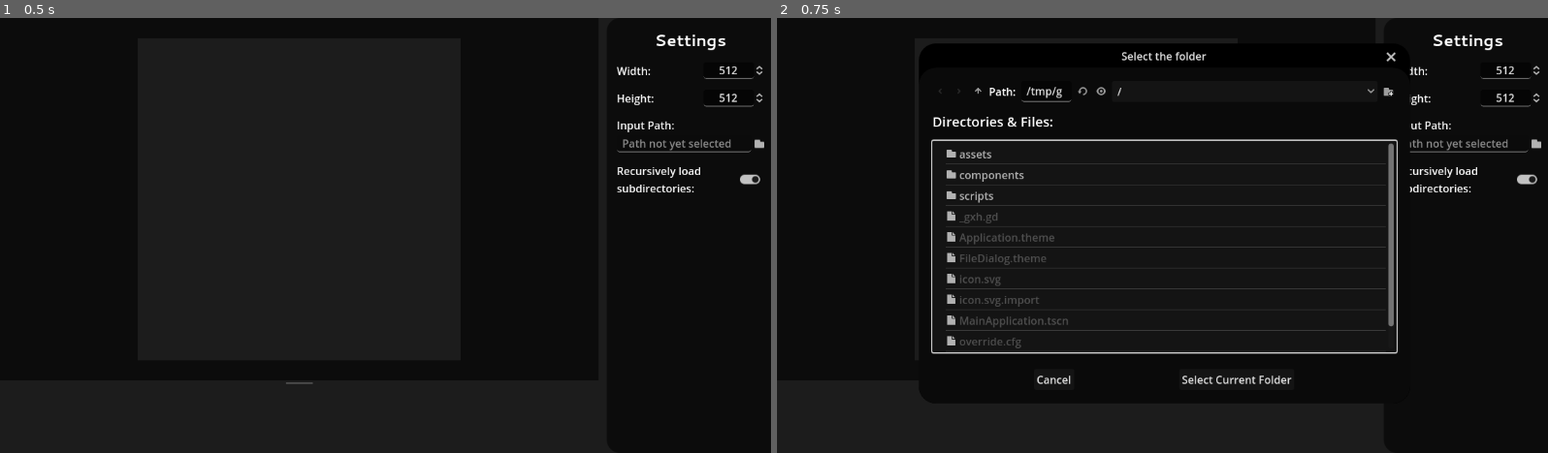
Above: before the commit, frames 1-2 (left to right).
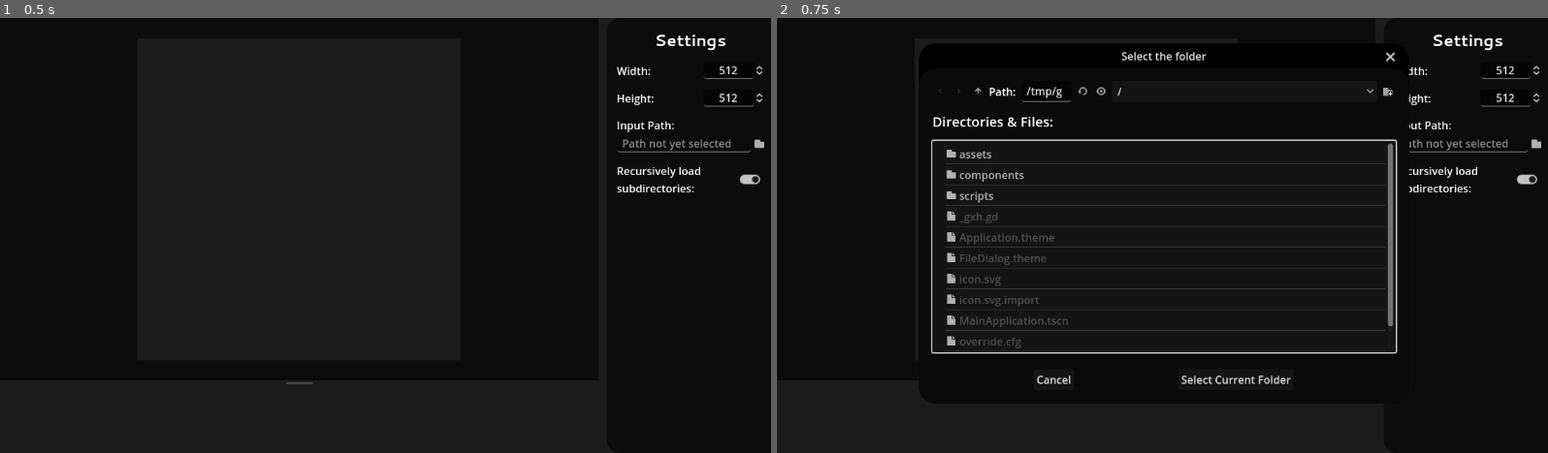
Above: after the commit, the same moments.

Repository: NetroScript/SpeedCrop
Game: Godot game, scene res://MainApplication.tscn
The game is run twice, just before and just after one commit, with the same random seed, the same clock (stepped at 60 frames per second) and the same inputs.
Inputs (mouse positions are in pixels of both pictures, inside the frame that each line leads up to):
- Up to frame 1 (0.5 s): no input
- Up to frame 2 (0.75 s): click (1532, 144) at 0.5 s

Frame 1 is identical in both runs. In frame 2, 0.4% of the frame differs, in the area x 52-83%, y 7-85%.

Commit message:
Make image cropping run on a different thread, make images clickable
Additionally store the rotation count as an integer

Diff:
--- a/components/PreviewContainer.tscn
+++ b/components/PreviewContainer.tscn
@@ -22,6 +22,7 @@
 custom_minimum_size = Vector2(0, 80)
 offset_right = 80.0
 offset_bottom = 80.0
+mouse_default_cursor_shape = 2
 theme_override_styles/panel = SubResource("StyleBoxFlat_7sarn")
 script = ExtResource("1_7r3w4")
 
--- a/scripts/Application.gd
+++ b/scripts/Application.gd
@@ -107,19 +107,28 @@
 func threaded_load_image(path: String, callback: Callable) -> void:
 
 	var worktask := ImageThreadWorkerTask.new(callback, path)
-
-	# FInd a non working thread
+	var worker := select_worker()
+	worker.add_item_to_queue(worktask)
+
+func threaded_crop_image(image: Image, size: Rect2i, callback: Callable) -> void:
+
+	var worktask := ImageThreadWorkerTask.new(callback, "", ImageThreadWorkerTask.WORKER_TASKS.CROP, {
+		"image": image,
+		"size": size,
+		"crop_size": crop_to_size
+	})
+	var worker := select_worker()
+	worker.add_item_to_queue(worktask)
+
+func select_worker() -> ImageThreadWorker:
+	# Find a non working thread
 
 	for worker in thread_workers:
 		if worker.current_work_item == null:
-			worker.add_item_to_queue(worktask)
-			return
+			return worker
 
 	# If we have no free worker sample a random one where we assign the work
-
-	var worker : ImageThreadWorker = thread_workers.pick_random()
-	worker.add_item_to_queue(worktask)
-
+	return thread_workers.pick_random()
 
 func _entry_path_changed() -> void:
 	clear()
@@ -190,9 +199,14 @@
 		# If we are currently working on an item, check if we have finished that, if so clear it
 		if current_work_item != null:
 			if !thread.is_alive():
-				var image := thread.wait_to_finish() as ImageTexture
-
-				current_work_item.callback.call(image)
+
+				match current_work_item.task:
+					ImageThreadWorkerTask.WORKER_TASKS.LOAD:
+						var image := thread.wait_to_finish() as ImageTexture
+						current_work_item.callback.call(image)
+					ImageThreadWorkerTask.WORKER_TASKS.CROP:
+						var image := thread.wait_to_finish() as Image
+						current_work_item.callback.call(image)
 
 				current_work_item = null
 				check_for_work()
@@ -202,7 +216,16 @@
 				current_work_item = working_queue.pop_back() as ImageThreadWorkerTask
 				thread = Thread.new()
 
-				thread.start(load_image_texture.bind(current_work_item.path))
+				match current_work_item.task:
+					ImageThreadWorkerTask.WORKER_TASKS.LOAD:
+						thread.start(load_image_texture.bind(current_work_item.path))
+
+					ImageThreadWorkerTask.WORKER_TASKS.CROP:
+						thread.start(crop_image.bind(
+							current_work_item.data_playload["image"],
+							current_work_item.data_playload["size"],
+							current_work_item.data_playload["crop_size"],
+						))
 
 
 	func load_image_texture(path: String) -> ImageTexture:
@@ -214,3 +237,16 @@
 			return null
 
 		return ImageTexture.create_from_image(loaded_image)
+
+	func crop_image(image: Image, rect: Rect2i, size: Vector2i) -> Image:
+
+		if image == null:
+			return null
+
+		# Get the region of the image we actually want
+		var new_image := image.get_region(rect)
+
+		# Now we resize that target region into the crop size we actually want
+		new_image.resize(size.x, size.y, Image.INTERPOLATE_LANCZOS)
+
+		return new_image
--- a/scripts/PreviewContainer.gd
+++ b/scripts/PreviewContainer.gd
@@ -59,6 +59,8 @@
 
 func set_texture() -> void:
 
+	update_outline()
+
 	if image_reference == null:
 		return
 
@@ -70,6 +72,14 @@
 	else:
 		texture.texture = preload("res://assets/icons/Image.svg")
 
+func _gui_input(event: InputEvent) -> void:
+
+	if image_reference == null:
+		return
+
+	if event is InputEventMouseButton:
+		if event.pressed and event.button_index == MOUSE_BUTTON_LEFT:
+			Application.current_active_index = image_reference.index
 
 func load_image() -> void:
 
--- a/scripts/ProcessedImage.gd
+++ b/scripts/ProcessedImage.gd
@@ -16,6 +16,7 @@
 var preview_texture : Texture2D = null
 
 var index: int = 0
+var total_rotations: int = 0
 
 var is_loading_image: bool = false
 
@@ -52,6 +53,8 @@
 	if original_texture == null:
 		return
 
+	total_rotations -= direction * 2 - 1
+
 	var new_image = original_texture.get_image()
 	new_image.rotate_90(direction)
 
@@ -68,22 +71,23 @@
 
 	return false
 
-func export_image(position: Rect2i) -> bool:
+func export_image(position: Rect2i) -> void:
 
 	exported_section = position
 
 	# We now have our image section, where we extract a new image
 	if original_texture != null:
-		var new_image := original_texture.get_image().get_region(position)
 
-		# Now we resize that target region into the crop size we actually want
-		new_image.resize(Application.crop_to_size.x, Application.crop_to_size.y, Image.INTERPOLATE_LANCZOS)
+		Application.threaded_crop_image(
+			original_texture.get_image(),
+			position,
+			func(image: Image):
+				preview_texture = ImageTexture.create_from_image(image)
+				was_already_exported = true
+				was_exported.emit()
+		)
 
-		preview_texture = ImageTexture.create_from_image(new_image)
 
-		was_already_exported = true
-		was_exported.emit()
-	return false
 
 func get_file_name() -> String:
 	return source_path.get_file()
